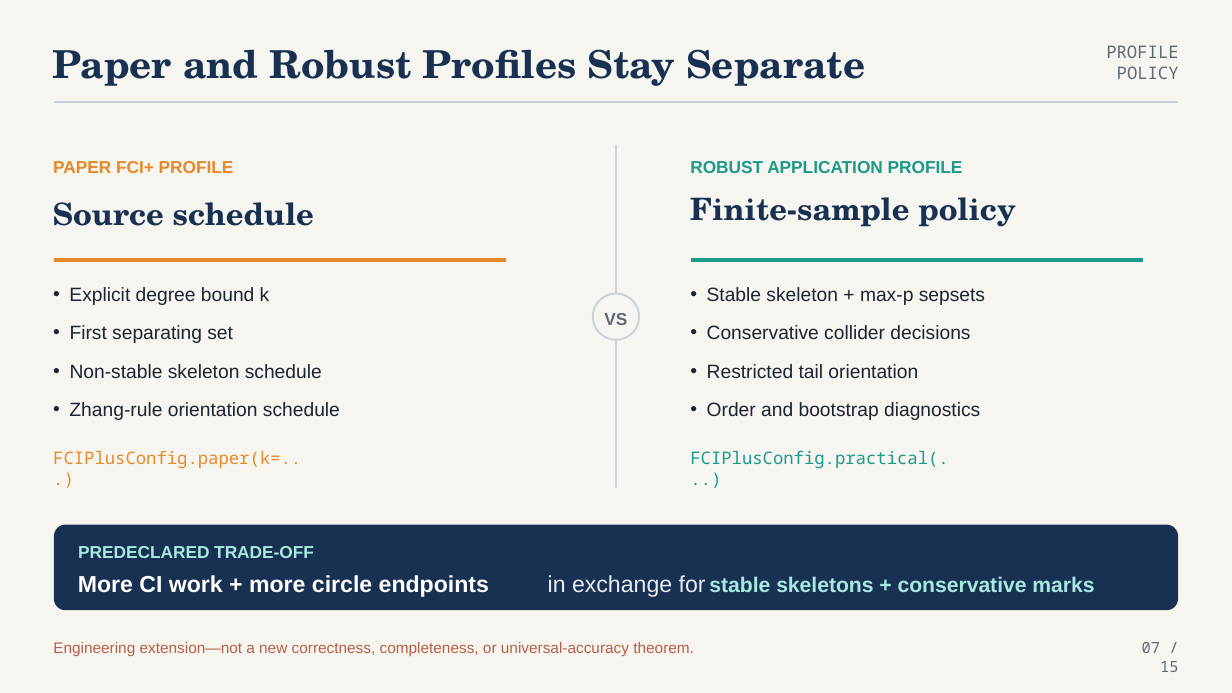
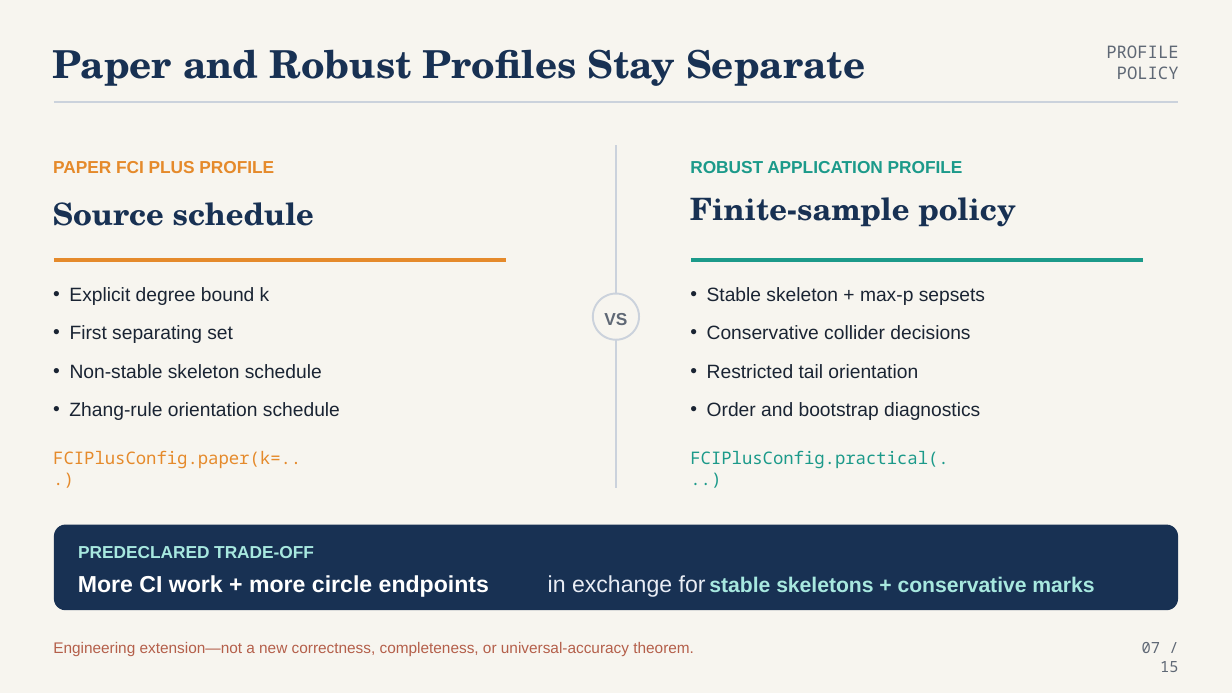
Before and after one commit to ada-yq225/FCI, a slide deck: slide 7 of output/ppt/fci_plus_star_advisor_presentation.pptx. Drawn at 1232x693 pixels with LibreOffice and Linux fonts; fonts in the diff are those of the drawing. Boxes give left, top, right and bottom in pixels: in the first picture for what was removed or moved away, otherwise in the second. Text is boxed around its words. In the diff, an @@ line names an element or a change of style, - is before the commit and + after.

```diff
--- a/output/ppt/fci_plus_star_advisor_presentation.pptx
+++ b/output/ppt/fci_plus_star_advisor_presentation.pptx
@@ text at [53, 161, 274, 173]: text changed @@
-PAPER FCI+ PROFILE
+PAPER FCI PLUS PROFILE
```
Also in this commit, not shown: 13 other slides changed, 31 other files.
